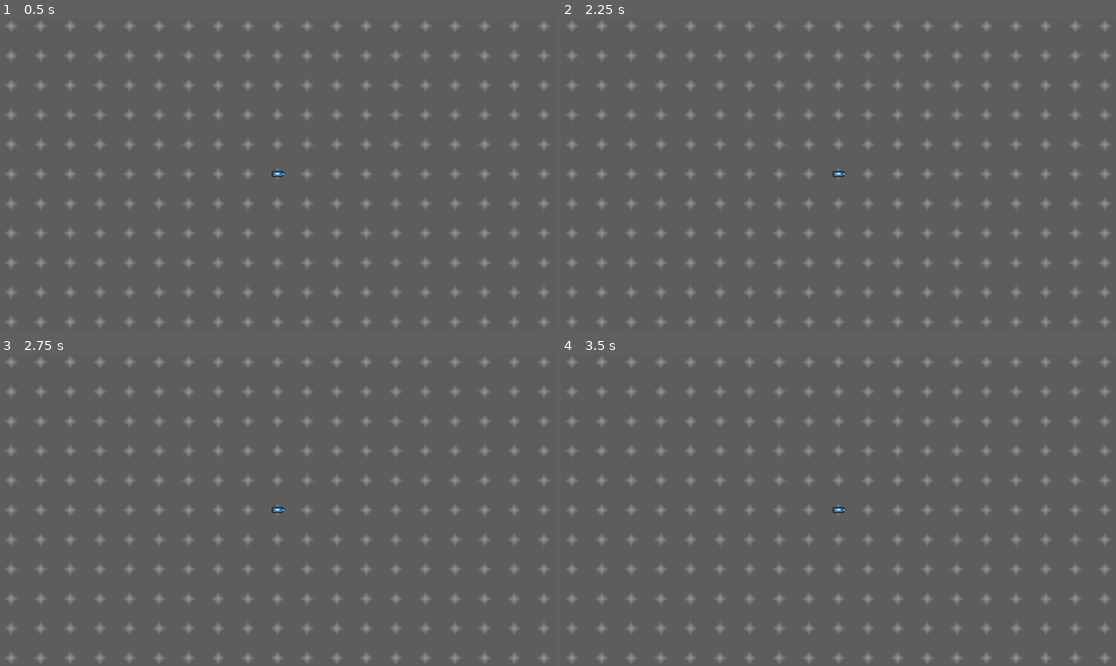
Above: before the commit, frames 1-4 (two rows, left to right).
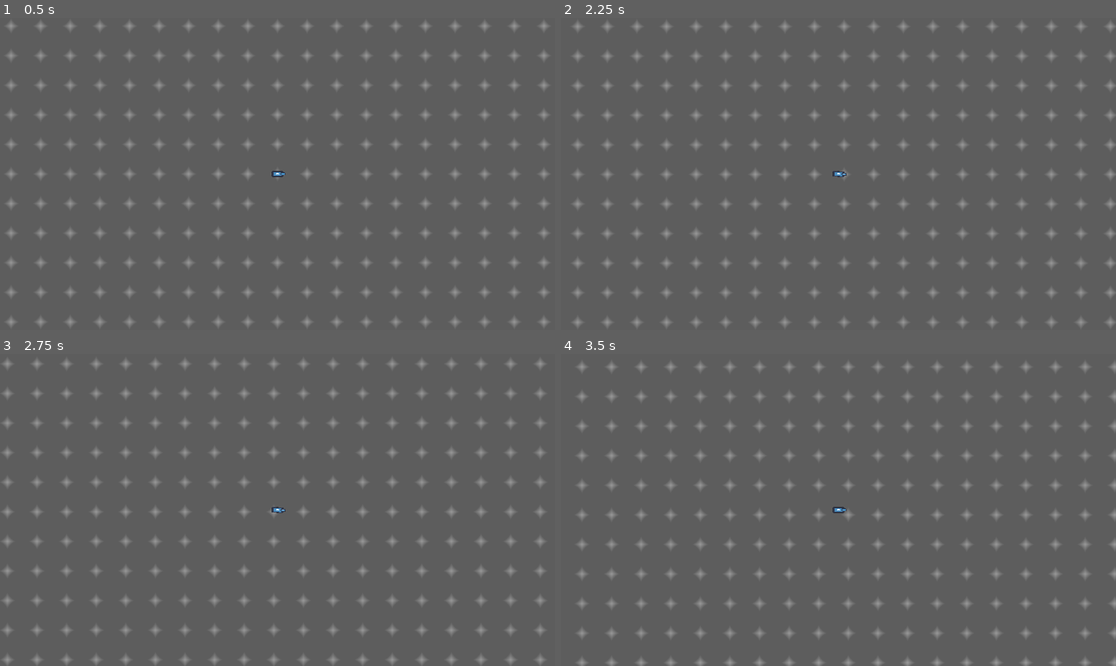
Above: after the commit, the same moments.

Repository: TeddySauyet/AIDriver
Game: Godot game, scene res://src/car/tests/infini_test.tscn
Two runs of this game, one before a commit and one after it. Both use one fixed random seed, a clock stepped at 60 frames per second and the inputs below. The project has no main scene, so this scene is started directly. The engine's default icon, where the game draws it, is replaced by a stand-in: a white triangle on a blue panel in a dark square.
Inputs:
- Up to frame 1 (0.5 s): no input
- Up to frame 2 (2.25 s): tap Enter at 0.5, 2 s; tap A (a) at 0.6 s; tap D (d) at 0.8, 1.35 s; tap Space at 1.25 s; tap S (s) at 1.55 s; hold S (s) from 2.03 s (still down)
- Up to frame 3 (2.75 s): keep holding S (s); tap W (w) at 2.3 s
- Up to frame 4 (3.5 s): release S (s) at 2.78 s; tap W (w) at 2.85 s; tap A (a) at 3.05 s

Frame 1 is identical in both runs. In frame 2, 6.7% of the frame differs, in the area x 1-100%, y 1-99%; in frame 3, 4.5%; in frame 4, 8.6%, in the area x 1-100%, y 1-100%.

Commit message:
Driving around normally works, gotta add drift and low-speed turn rules

Diff:
--- a/project.godot
+++ b/project.godot
@@ -24,26 +24,31 @@
 w={
 "deadzone": 0.5,
 "events": [Object(InputEventKey,"resource_local_to_scene":false,"resource_name":"","device":-1,"window_id":0,"alt_pressed":false,"shift_pressed":false,"ctrl_pressed":false,"meta_pressed":false,"pressed":false,"keycode":0,"physical_keycode":87,"key_label":0,"unicode":119,"echo":false,"script":null)
+, Object(InputEventJoypadMotion,"resource_local_to_scene":false,"resource_name":"","device":-1,"axis":5,"axis_value":1.0,"script":null)
 ]
 }
 a={
 "deadzone": 0.5,
 "events": [Object(InputEventKey,"resource_local_to_scene":false,"resource_name":"","device":-1,"window_id":0,"alt_pressed":false,"shift_pressed":false,"ctrl_pressed":false,"meta_pressed":false,"pressed":false,"keycode":0,"physical_keycode":65,"key_label":0,"unicode":97,"echo":false,"script":null)
+, Object(InputEventJoypadMotion,"resource_local_to_scene":false,"resource_name":"","device":-1,"axis":0,"axis_value":-1.0,"script":null)
 ]
 }
 s={
 "deadzone": 0.5,
 "events": [Object(InputEventKey,"resource_local_to_scene":false,"resource_name":"","device":-1,"window_id":0,"alt_pressed":false,"shift_pressed":false,"ctrl_pressed":false,"meta_pressed":false,"pressed":false,"keycode":0,"physical_keycode":83,"key_label":0,"unicode":115,"echo":false,"script":null)
+, Object(InputEventJoypadMotion,"resource_local_to_scene":false,"resource_name":"","device":-1,"axis":4,"axis_value":1.0,"script":null)
 ]
 }
 d={
 "deadzone": 0.5,
 "events": [Object(InputEventKey,"resource_local_to_scene":false,"resource_name":"","device":-1,"window_id":0,"alt_pressed":false,"shift_pressed":false,"ctrl_pressed":false,"meta_pressed":false,"pressed":false,"keycode":0,"physical_keycode":68,"key_label":0,"unicode":100,"echo":false,"script":null)
+, Object(InputEventJoypadMotion,"resource_local_to_scene":false,"resource_name":"","device":-1,"axis":0,"axis_value":1.0,"script":null)
 ]
 }
 backup={
 "deadzone": 0.5,
 "events": [Object(InputEventKey,"resource_local_to_scene":false,"resource_name":"","device":-1,"window_id":0,"alt_pressed":false,"shift_pressed":false,"ctrl_pressed":false,"meta_pressed":false,"pressed":false,"keycode":0,"physical_keycode":32,"key_label":0,"unicode":32,"echo":false,"script":null)
+, Object(InputEventJoypadButton,"resource_local_to_scene":false,"resource_name":"","device":-1,"button_index":3,"pressure":0.0,"pressed":true,"script":null)
 ]
 }
 
--- a/src/car/car.gd
+++ b/src/car/car.gd
@@ -1,2 +1,20 @@
 class_name Car
 extends CharacterBody2D
+
+var acceleration : float = 0.64*5
+var drag : float = 0.05
+
+var turn_sensitivity : float = PI/3.0
+
+
+func _process(delta: float) -> void:
+	var turn = Input.get_axis('a','d') * turn_sensitivity * delta
+	transform = transform.rotated_local(turn)
+
+	var input_accel : float = Input.get_axis("s","w") * delta * acceleration
+
+	var drag : float = velocity.length_squared() * drag * delta
+	velocity += input_accel * transform.x
+	velocity -= drag * velocity.normalized()
+	move_and_collide(velocity)
+	print(velocity.length())
--- a/src/car/car.tscn
+++ b/src/car/car.tscn
@@ -9,4 +9,5 @@
 script = ExtResource("1_8gwus")
 
 [node name="CollisionShape2D" type="CollisionShape2D" parent="."]
+position = Vector2(10, 0)
 shape = SubResource("RectangleShape2D_8x0l0")
